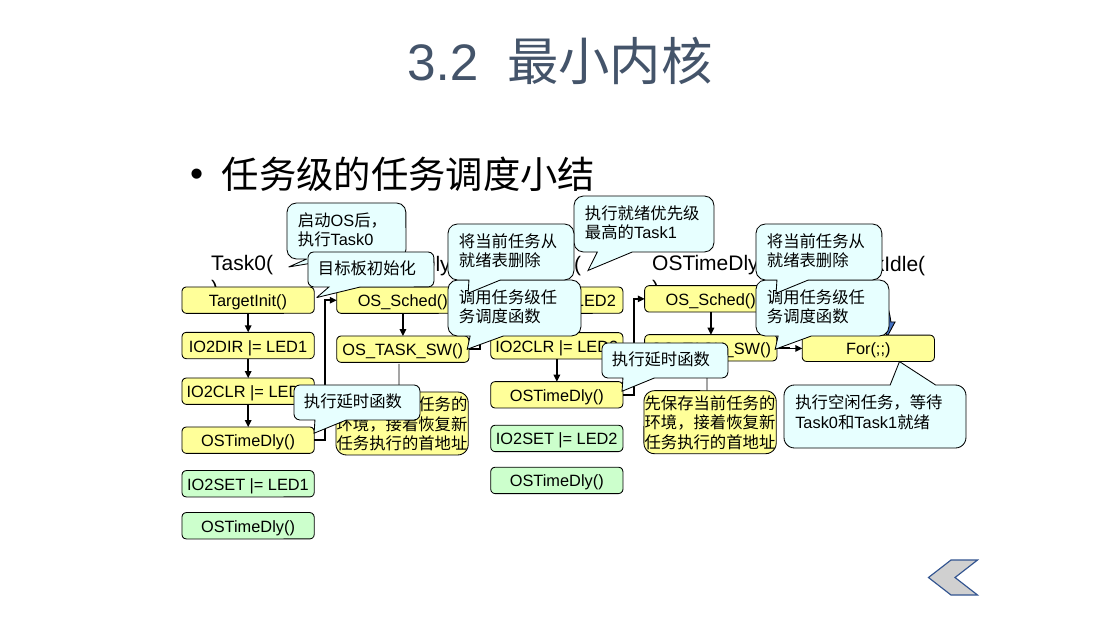
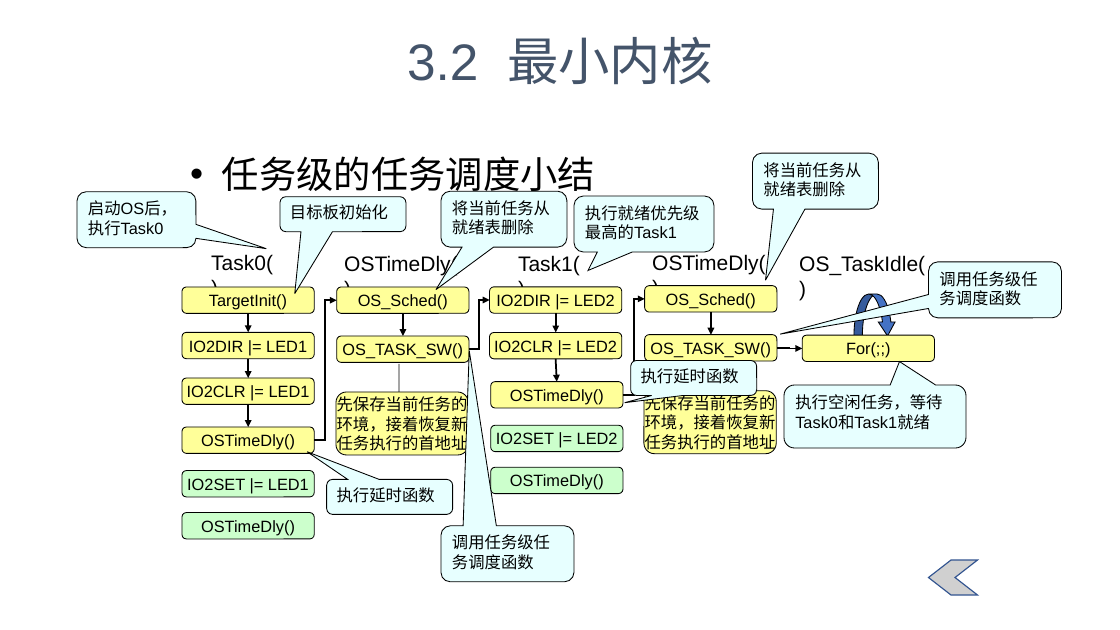
Before and after one commit to YMYMYMYMY/Qianrushi, a slide deck: slide 176 of 精简版.pptx. Drawn at 1120x630 pixels with LibreOffice and Linux fonts; fonts in the diff are those of the drawing; grey boxes stand for pictures. Boxes give left, top, right and bottom in pixels: in the first picture for what was removed or moved away, otherwise in the second. Text is boxed around its words. In the diff, an @@ line names an element or a change of style, - is before the commit and + after.

```diff
--- a/精简版.pptx
+++ b/精简版.pptx
@@ rounded speech box "将当前任务从就绪表删除" moved from (x1=756, y1=224, x2=882, y2=281) to (x1=753, y1=153, x2=879, y2=209) @@
@@ rounded speech box "启动OS后，执行Task0" moved from (x1=287, y1=203, x2=407, y2=260) to (x1=77, y1=192, x2=197, y2=248) @@
@@ rounded speech box "目标板初始化" moved from (x1=308, y1=252, x2=434, y2=287) to (x1=280, y1=197, x2=406, y2=232) @@
@@ rounded speech box "将当前任务从就绪表删除" moved from (x1=448, y1=224, x2=574, y2=281) to (x1=441, y1=192, x2=567, y2=248) @@
@@ rounded speech box "调用任务级任务调度函数" moved from (x1=756, y1=280, x2=889, y2=336) to (x1=928, y1=262, x2=1061, y2=318) @@
@@ rounded speech box "执行延时函数" moved from (x1=602, y1=343, x2=728, y2=378) to (x1=631, y1=360, x2=757, y2=396) @@
@@ rounded speech box "执行延时函数" moved from (x1=294, y1=385, x2=420, y2=420) to (x1=327, y1=480, x2=453, y2=515) @@
@@ proportions changed in 8 elements at (x1=631, y1=360, x2=757, y2=396), (x1=441, y1=192, x2=567, y2=248), (x1=280, y1=197, x2=406, y2=232), (x1=753, y1=153, x2=879, y2=209), (x1=327, y1=480, x2=453, y2=515), (x1=928, y1=262, x2=1061, y2=318), (x1=77, y1=192, x2=197, y2=248), (x1=441, y1=526, x2=574, y2=582) @@
@@ rounded speech box "调用任务级任务调度函数" moved from (x1=448, y1=280, x2=581, y2=336) to (x1=441, y1=526, x2=574, y2=582) @@
```
Also in this commit, not shown: 13 other slides changed, 2 slides added, 1 slide removed, 2 other files.
